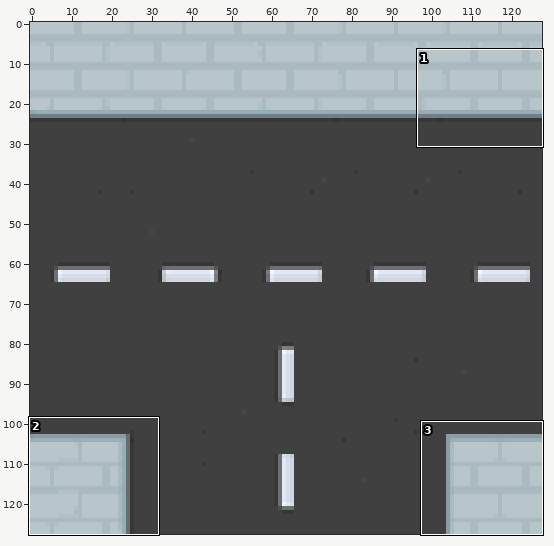
Sprite sheet -- resources/images/road_crossing_t.png. Above: a wide view before the commit, with the close-up outlined.
Close-up. As it was:
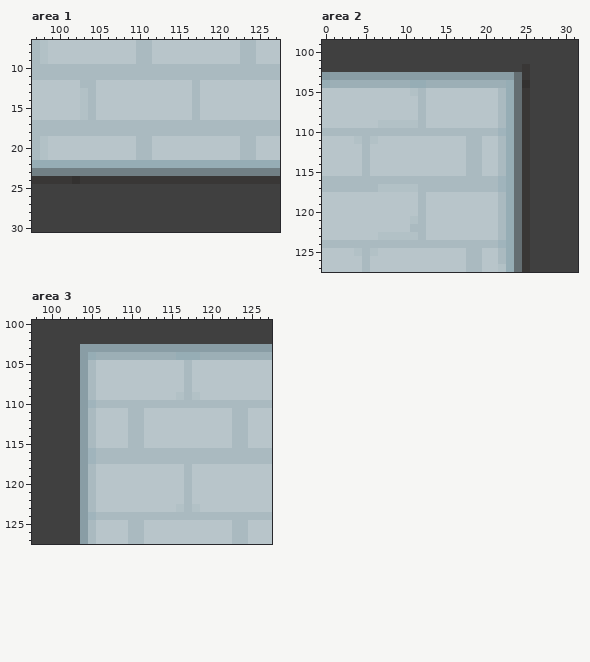
The file is 128x128 pixels. Colours within 5 levels of each other are drawn and written as one. Shown: area 1: x 97..127, y 7..30; area 2: x 0..31, y 99..127; area 3: x 98..127, y 100..127. The commit also changed other parts of the picture, which this record leaves out.
And afterwards:
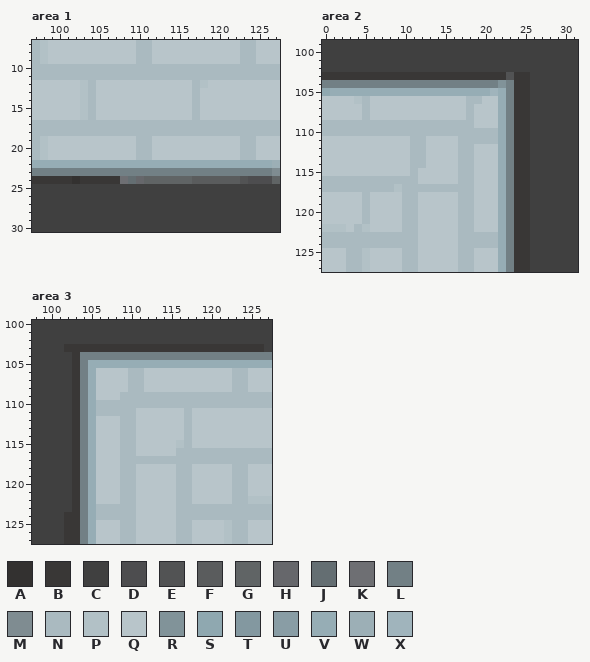
Palette (. is transparent): A #333130  B #393736  C #404040  D #4d4d4f  E #525354  F #5a5c5d  G #606465  H #66676b  J #646e72  K #6e6f73  L #728085  M #7f8c91  N #aabac0  P #b2c1c6  Q #b8c5ca  R #819399  S #8fa8b0  T #8398a0  U #899da5  V #96adb5  W #9cafb6  X #a0b4bc
What changed:
--- area 1
@@ x 101..120 @@
 11 NNNNNNNNNNNNNNNNNNNN
-12 QQNNQQQQQQQQQQQQNQQQ
+12 QQPNQQQQQQQQQQQQNPQQ
 13 QQPNQQQQQQQQQQQQNQQQ
@@ x 97..127 @@
 21 NPQQQQQQQQQQQNNQQQQQQQQQQQNNQQQ
-22 VVVVVVVVVVVVVVVVVVVVVVVVVVVVVVV
-23 LLLLLLLLLLLLLLLLLLLLLLLLLLLLLLL
-24 BBBBBABBBBBBBBBBBBBBBBBBBBBBBBB
+22 VVVVVVVVVVVVVVVVVVVVVVVVVVVVVVW
+23 LLLLLLLLLLLLLLLLLLLLLLLLLLLLLLM
+24 BBBBBABBBBBKJHGGGGGGFFFFFFEDDDG
 25 CCCCCCCCCCCCCCCCCCCCCCCCCCCCCCC
--- area 2
@@ x 0..31 @@
 101 CCCCCCCCCCCCCCCCCCCCCCCCCCCCCCCC
-102 CCCCCCCCCCCCCCCCCCCCCCCCCBCCCCCC
-103 TUUUUUUUUUUUUUUUUUUUUUUUJBCCCCCC
-104 VWWWWWWWWWWVVWWWWWWWWWWVJACCCCCC
-105 QQQQQQQQQQQPNQQQQQQQQQNVJBCCCCCC
-106 QQQQQQQQQQQQNQQQQQQQQQNVJBCCCCCC
-107 QQQQQQQQQQQQNQQQQQQQQQNVJBCCCCCC
-108 QQQQQQQQQQQQNQQQQQQQQQNVJBCCCCCC
-109 QQQQQQQPPPPPNQQQQQQQQQNVJBCCCCCC
-110 NNNNNNNNNNNNNNNNNNNNNNXVJBCCCCCC
-111 QQQQPNPQQQQQQQQQQQNNQQNVJBCCCCCC
-112 QQQQQNQQQQQQQQQQQQNNQQNVJBCCCCCC
-113 QQQQQNQQQQQQQQQQQQNNQQNVJBCCCCCC
-114 QQQQQNQQQQQQQQQQQQNNQQNVJBCCCCCC
-115 QQQQQNQQQQQQQQQQQQNNQQNVJBCCCCCC
-116 NNNNNNNNNNNNNNNNNNNNNNXVJBCCCCCC
-117 NNNNNNNPPPPPNNNNNNNNNNXVJBCCCCCC
-118 QQQQQQQQQQQQNQQQQQQQQQNVJBCCCCCC
-119 QQQQQQQQQQQQNQQQQQQQQQNVJBCCCCCC
-120 QQQQQQQQQQQQNQQQQQQQQQNVJBCCCCCC
-121 QQQQQQQQQQQPNQQQQQQQQQNVJBCCCCCC
-122 QQQQQQQQQQQNNQQQQQQQQQNVJBCCCCCC
-123 QQQQQQQPPPPPNQQQQQQQQQNVJBCCCCCC
-124 NNNNNNNNNNNNNNNNNNNNNNXVJBCCCCCC
-125 QQQQPNPQQQQQQQQQQQNNQQNVJBCCCCCC
-126 QQQQQNQQQQQQQQQQQQNNQQNVJBCCCCCC
-127 QQQQQNQQQQQQQQQQQQNNQQPVJBCCCCCC
+102 CCCCCCCCCCCCCCCCCCCCCCCCCCCCCCCC
+103 BBBBBBBBBBBBBBBBBBBBBBBEBBCCCCCC
+104 LLLLLLLLLLLLLLLLLLLLLLRLBBCCCCCC
+105 SVVVVVVVVVVVVVVVVVVVVXVLBBCCCCCC
+106 QQQQPNQQQQQQQQQQQQNNQQVLBBCCCCCC
+107 QQQQQNQQQQQQQQQQQQNQQQVLBBCCCCCC
+108 QQQQQNQQQQQQQQQQQQNQQQVLBBCCCCCC
+109 NNNNNNNNNNNNNNNNNNNQQQVLBBCCCCCC
+110 NNNNNNNNNNNNNNNNNNNNNNVLBBCCCCCC
+111 QQQQQQQQQQQNNQQQQNNNNNVLBBCCCCCC
+112 QQQQQQQQQQQNNQQQQNNQQQVLBBCCCCCC
+113 QQQQQQQQQQQNNQQQQNNQQQVLBBCCCCCC
+114 QQQQQQQQQQQNNQQQQNNQQQVLBBCCCCCC
+115 QQQQQQQQQQQNQQQQQNNQQQVLBBCCCCCC
+116 NNNNNNNNNNNNQQQQQNNQQQVLBBCCCCCC
+117 NNNNNNNNNPNNNNNNNNNQQQVLBBCCCCCC
+118 QQQQQNQQQQNNQQQQQNNQQQVLBBCCCCCC
+119 QQQQQNQQQQNNQQQQQNNQQQVLBBCCCCCC
+120 QQQQQNQQQQNNQQQQQNNQQQVLBBCCCCCC
+121 QQQQQNQQQQNNQQQQQNNQQQVLBBCCCCCC
+122 PPPQNPQQQQNNQQQQQNNQQQVLBBCCCCCC
+123 NNNNNNNNNNNNQQQQQNNNNNVLBBCCCCCC
+124 NNNNNNNNNNNNQQQQQNNNNNVLBBCCCCCC
+125 QQQNNPQQQQNNQQQQQNNQQQVLBBCCCCCC
+126 QQQNNPQQQQNNQQQQQNNQQQVLBBCCCCCC
+127 QQQNNPQQQQNNQQQQQNNQQQVLBBCCCCCC
--- area 3
@@ x 98..127 @@
 102 CCCCCCCCCCCCCCCCCCCCCCCCCCCCCC
-103 CCCCCCUUUUUUUUUUUUUUUUUUUUUUUU
-104 CCCCCCUVWWWWWWWWWWVVVWWWWWWWWW
-105 CCCCCCUNQQQQQQQQQQQNQQQQQQQQQQ
-106 CCCCCCUNQQQQQQQQQQQNQQQQQQQQQQ
-107 CCCCCCUNQQQQQQQQQQQNQQQQQQQQQQ
-108 CCCCCCUNQQQQQQQQQQQNQQQQQQQQQQ
-109 CCCCCCUNQQQQQQQQQQPNPQQQQQQQQQ
-110 CCCCCCUXNNNNNNNNNNNNNNNNNNNNNN
-111 CCCCCCUNQQQQNNQQQQQQQQQQQNNQQQ
-112 CCCCCCUNQQQQNNQQQQQQQQQQQNNQQQ
-113 CCCCCCUNQQQQNNQQQQQQQQQQQNNQQQ
-114 CCCCCCUNQQQQNNQQQQQQQQQQQNNQQQ
-115 CCCCCCUNQQQQNNQQQQQQQQQQQNNQQQ
-116 CCCCCCUXNNNNNNNNNNNNNNNNNNNNNN
-117 CCCCCCUXNNNNNNNNNNNNNNNNNNNNNN
-118 CCCCCCUNQQQQQQQQQQQNQQQQQQQQQQ
-119 CCCCCCUNQQQQQQQQQQQNQQQQQQQQQQ
-120 CCCCCCUNQQQQQQQQQQQNQQQQQQQQQQ
-121 CCCCCCUNQQQQQQQQQQQNQQQQQQQQQQ
-122 CCCCCCUNQQQQQQQQQQQNQQQQQQQQQQ
-123 CCCCCCUNQQQQQQQQQQPNPQQQQQQQQQ
-124 CCCCCCUXNNNNNNNNNNNNNNNNNNNNNN
-125 CCCCCCUNQQQQNNQQQQQQQQQQQNNQQQ
-126 CCCCCCUNQQQQNNQQQQQQQQQQQNNQQQ
-127 CCCCCCUNQQQQNNQQQQQQQQQQQNNQQQ
+103 CCCCBBBBBBBBBBBBBBBBBBBBBBBBBC
+104 CCCCCBLLLLLLLLLLLLLLLLLLLLLLLL
+105 CCCCCBLVVVVVVVVVVVVVVVVVVVVVVV
+106 CCCCCBLVQQQQNNQQQQQQQQQQQNNQQQ
+107 CCCCCBLVQQQQNNQQQQQQQQQQQNNQQQ
+108 CCCCCBLVQQQQNNQQQQQQQQQQQNNQQQ
+109 CCCCCBLVQQQNNNNNNNNNNNNNNNNNNN
+110 CCCCCBLVNNNNNNNNNNNNNNNNNNNNNN
+111 CCCCCBLVNNNNNQQQQQQNQQQQQQQQQQ
+112 CCCCCBLVQQQNNQQQQQQNQQQQQQQQQQ
+113 CCCCCBLVQQQNNQQQQQQNQQQQQQQQQQ
+114 CCCCCBLVQQQNNQQQQQQNQQQQQQQQQQ
+115 CCCCCBLVQQQNNQQQQQPNQQQQQQQQQQ
+116 CCCCCBLVQQQNNQQQQQNNNNNNNNNNNN
+117 CCCCCBLVQQQNNNNNNNNNNNNNNNNNNN
+118 CCCCCBLVQQQNNQQQQQNNQQQQQNNQQQ
+119 CCCCCBLVQQQNNQQQQQNNQQQQQNNQQQ
+120 CCCCCBLVQQQNNQQQQQNNQQQQQNNQQQ
+121 CCCCCBLVQQQNNQQQQQNNQQQQQNNQQQ
+122 CCCCCBLVQQQNNQQQQQNNQQQQQNNPPP
+123 CCCCCBLVNNNNNQQQQQNNNNNNNNNNNN
+124 CCCCBBLVNNNNNQQQQQNNNNNNNNNNNN
+125 CCCCBBLVQQQNNQQQQQNNQQQQPNNQQQ
+126 CCCCBBLVQQQNNQQQQQNNQQQQPNNQQQ
+127 CCCCBBLVQQQNNQQQQQNNQQQQPNNQQQ
Changed places in both close-ups, as pixel boxes (x1, y1, x2, y2):
changed: (80, 80, 88, 88)
changed: (200, 80, 208, 88)
changed: (120, 160, 280, 184)
changed: (322, 64, 530, 272)
changed: (64, 344, 272, 544)
